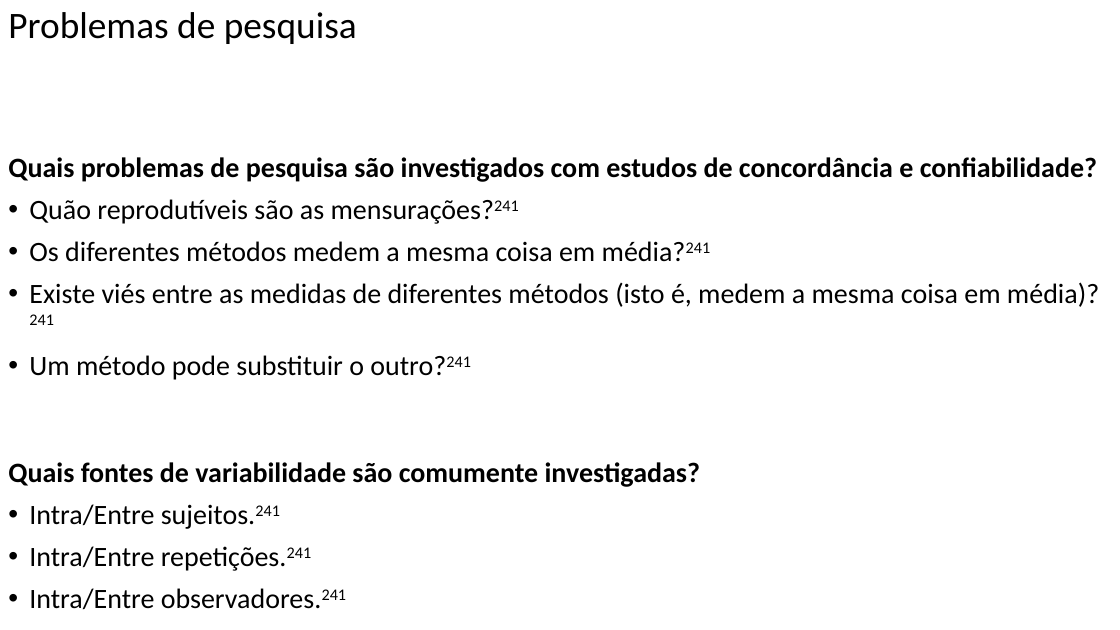
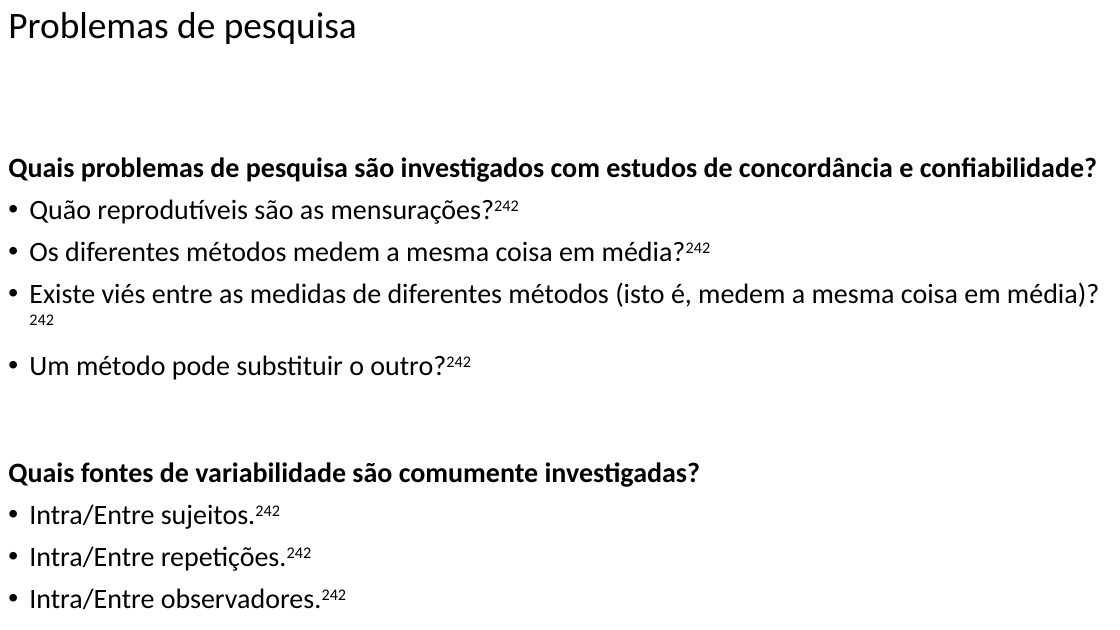
Before and after one commit to FerreiraAS/Ciencia-com-R, a slide deck: slide 166 of docs/Ciencia-com-R.pptx. Drawn at 1120x630 pixels with LibreOffice and Linux fonts; fonts in the diff are those of the drawing. Boxes give left, top, right and bottom in pixels: in the first picture for what was removed or moved away, otherwise in the second. Text is boxed around its words. In the diff, an @@ line names an element or a change of style, - is before the commit and + after.

```diff
--- a/docs/Ciencia-com-R.pptx
+++ b/docs/Ciencia-com-R.pptx
@@ text at (29, 199, 1099, 380): text changed @@
-• Quão reprodutíveis são as mensurações?241
-• Os diferentes métodos medem a mesma coisa em média?241
-• Existe viés entre as medidas de diferentes métodos (isto é, medem a mesma coisa em média)?241
-• Um método pode substituir o outro?241
+• Quão reprodutíveis são as mensurações?242
+• Os diferentes métodos medem a mesma coisa em média?242
+• Existe viés entre as medidas de diferentes métodos (isto é, medem a mesma coisa em média)?242
+• Um método pode substituir o outro?242
@@ text at (29, 504, 312, 571): text changed @@
-• Intra/Entre sujeitos.241
-• Intra/Entre repetições.241
-• Intra/Entre observadores.241
+• Intra/Entre sujeitos.242
+• Intra/Entre repetições.242
+• Intra/Entre observadores.242
```
Also in this commit, not shown: 31 other slides changed, 37 other files.
